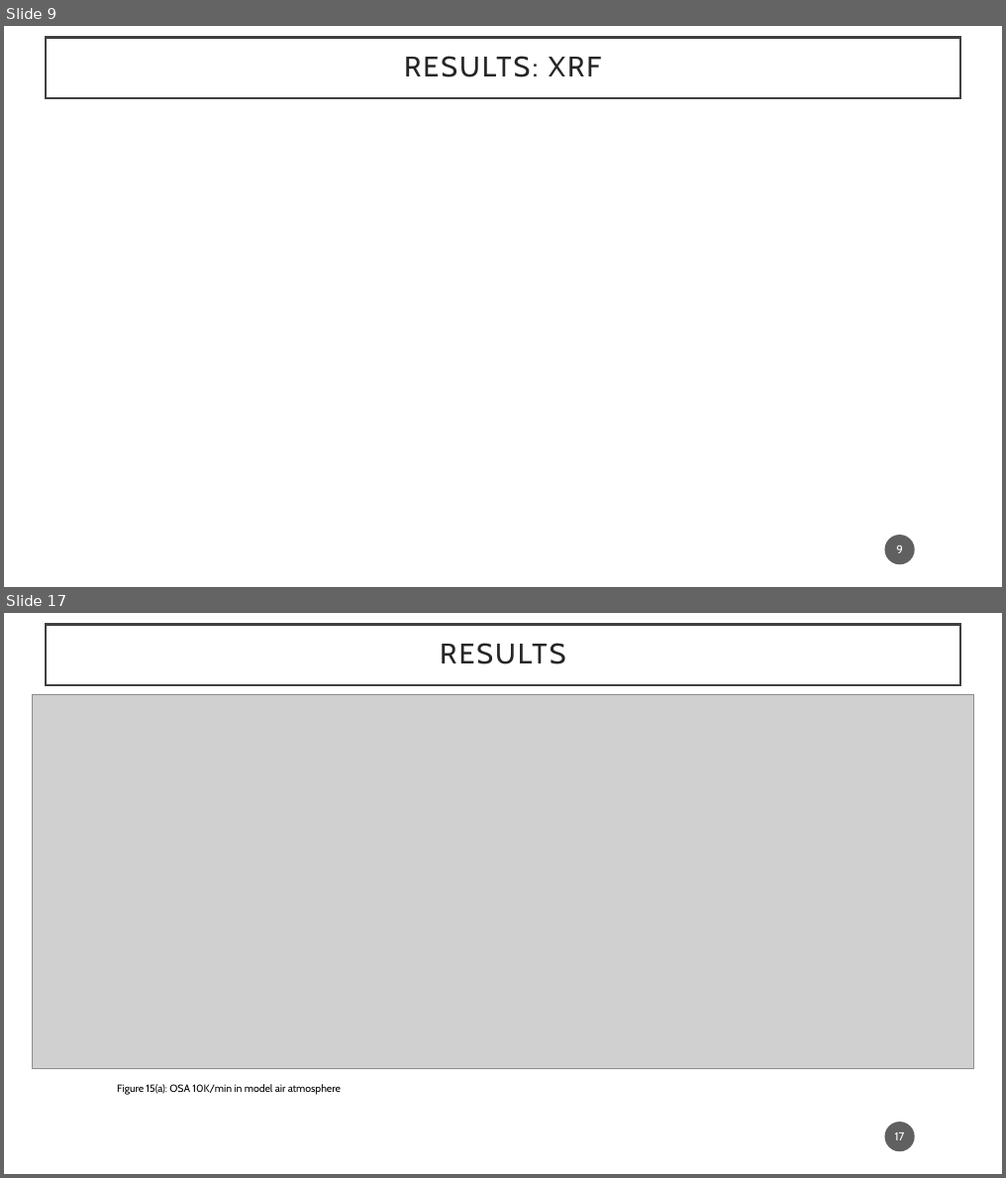
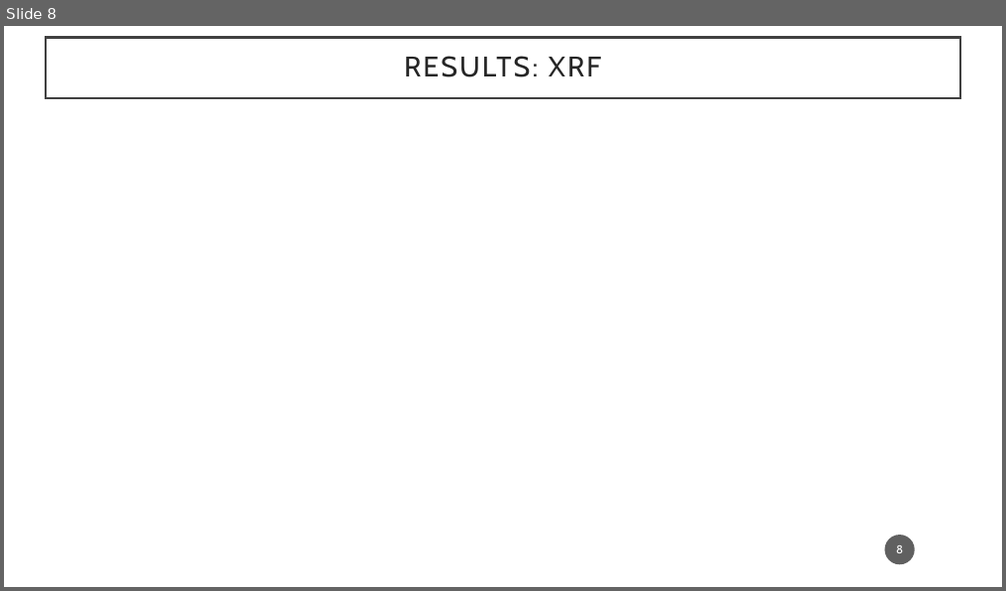
Before and after one commit to Ju-arch720/XRD_xls_raw_converter, a slide deck: Advanced_Characterization/Presentation_Adv_char.pptx. Shown one above the other, each under a label of ours: slides 9 and 17 before the commit, slide 8 after it; the slides between them are not shown. The pictures are 1006x1178 and 1006x591 pixels, drawn with LibreOffice and Linux fonts; fonts in the diff are those of the drawing; grey boxes stand for pictures; background and template pictures are left out. Boxes give left, top, right and bottom in pixels: in the first picture for what was removed or moved away, otherwise in the second. Text is boxed around its words. In the diff, an @@ line names an element or a change of style, - is before the commit and + after.

```diff
--- a/Advanced_Characterization/Presentation_Adv_char.pptx
+++ b/Advanced_Characterization/Presentation_Adv_char.pptx
@@ slide 17 removed at (4,613,1002,1174), background #FFFFFF @@
@@ rectangle removed at (46,624,960,685) @@
-RESULTS
@@ picture removed at (33,694,973,1069) @@
@@ text removed at (117,1084,341,1095) @@
-Figure 15(a): OSA 10K/min in model air atmosphere
@@ page number removed at (885,1122,915,1152) @@
-17
@@ what was slide 9 is now slide 8 @@
@@ page number at (896,546,903,554): text changed @@
-9
+8
```
Also in this commit, not shown: 4 slides changed, 5 slides added, 18 other slides removed, 1 other file.
